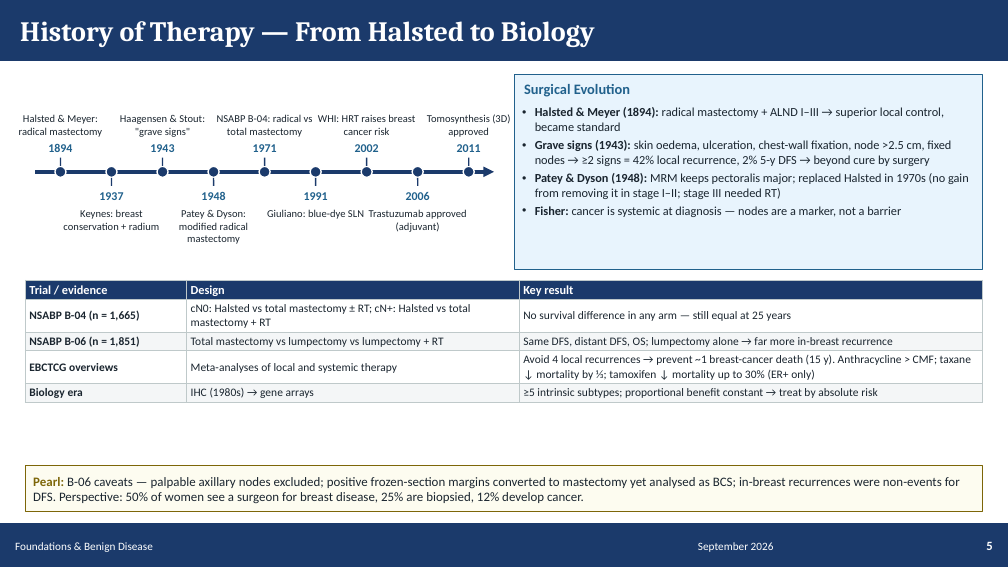
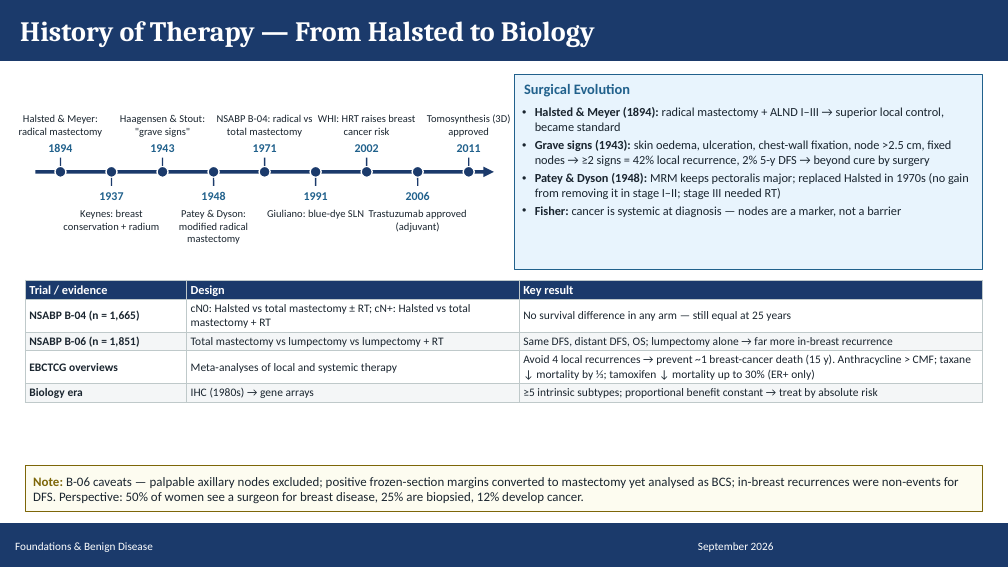
Before and after one commit to Muluamlak/Phone, a slide deck: slide 5 of BreastCancer_Management_Visual_65.pptx. Drawn at 1008x567 pixels with LibreOffice and Linux fonts; fonts in the diff are those of the drawing. Boxes give left, top, right and bottom in pixels: in the first picture for what was removed or moved away, otherwise in the second. Text is boxed around its words. In the diff, an @@ line names an element or a change of style, - is before the commit and + after.

```diff
--- a/BreastCancer_Management_Visual_65.pptx
+++ b/BreastCancer_Management_Visual_65.pptx
@@ text at bbox=[33, 477, 959, 503]: text changed @@
-Pearl: B-06 caveats — palpable axillary nodes excluded; positive frozen-section margins converted to mastectomy yet analysed as BCS; in-breast recurrences were non-events for DFS. Perspective: 50% of women see a surgeon for breast disease, 25% are biopsied, 12% develop cancer.
+Note: B-06 caveats — palpable axillary nodes excluded; positive frozen-section margins converted to mastectomy yet analysed as BCS; in-breast recurrences were non-events for DFS. Perspective: 50% of women see a surgeon for breast disease, 25% are biopsied, 12% develop cancer.
@@ text removed at bbox=[986, 542, 992, 550] @@
-5
```
Also in this commit, not shown: 64 other slides changed.
